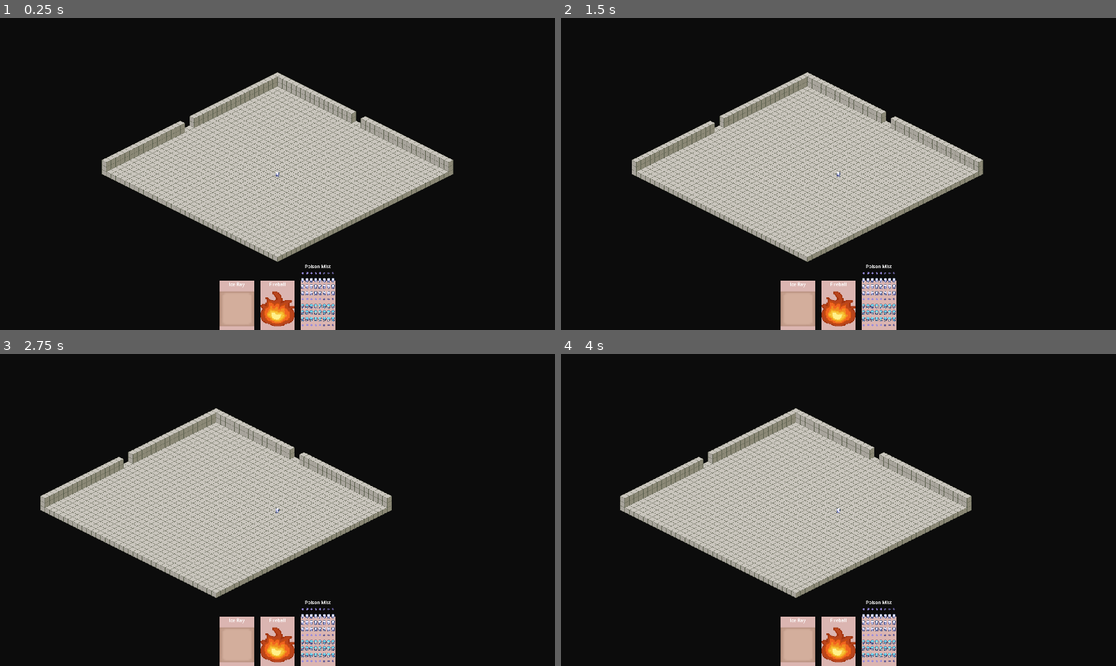
Above: before the commit, frames 1-4 (two rows, left to right).
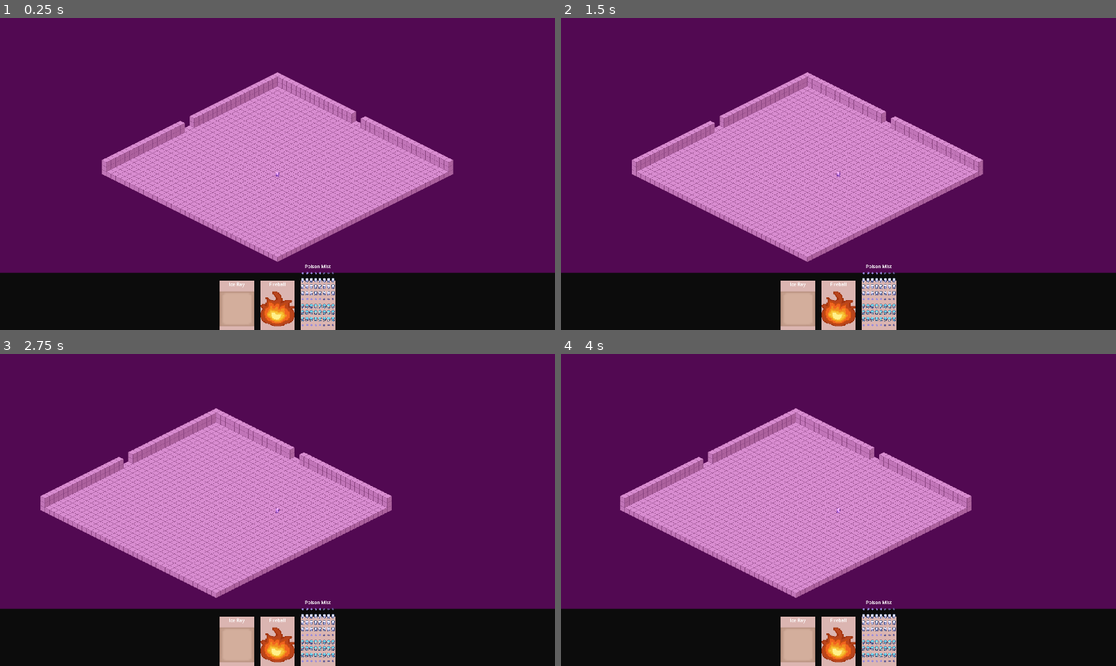
Above: after the commit, the same moments.

Repository: XxItsGoatedxX/IsometricGame
Game: Godot game, scene res://scenes/Main.tscn
The game is run twice, just before and just after one commit, with the same random seed, the same clock (stepped at 60 frames per second) and the same inputs.
Inputs (mouse positions are in pixels of both pictures, inside the frame that each line leads up to):
- Up to frame 1 (0.25 s): no input
- Up to frame 2 (1.5 s): tap Enter at 0.5 s; move the mouse to (960, 158) at 0.52 s; hold D (move_right) 0.53-1.25 s; hold Shift (sprint) 0.53-1.25 s; click (960, 158) at 0.67 s; drag from (727, 189) to (810, 236) at 1.27 s
- Up to frame 3 (2.75 s): tap Space at 2 s; move the mouse to (333, 441) at 2.02 s; hold D (move_right) from 2.03 s (still down); hold Shift (sprint) from 2.03 s (still down); click (333, 441) at 2.17 s
- Up to frame 4 (4 s): release D (move_right) at 2.75 s; release Shift (sprint) at 2.75 s; drag from (810, 572) to (672, 463) at 2.77 s; tap Enter at 3.5 s; move the mouse to (1005, 556) at 3.52 s; hold A (move_left) from 3.53 s (still down); hold Shift (sprint) from 3.53 s (still down); click (1005, 556) at 3.67 s

The runs differ from the first frame. In frame 1, 82% of the frame differs, in the area x 0-100%, y 0-82%; in frame 2, 82%; in frame 3, 82%; in frame 4, 82%.

Commit message:
Made changes to how cards interact when dragged onto the playing field, as well as a function for future card effects

Diff:
--- a/scenes/Main.tscn
+++ b/scenes/Main.tscn
@@ -1,10 +1,11 @@
-[gd_scene load_steps=8 format=3 uid="uid://bii5ij250mjb2"]
+[gd_scene load_steps=9 format=3 uid="uid://bii5ij250mjb2"]
 
 [ext_resource type="Script" uid="uid://b6yk6savk0e1j" path="res://scripts/main.gd" id="1_0bbpv"]
 [ext_resource type="Texture2D" uid="uid://4inqo68uo0ps" path="res://assets/isometric-sandbox-32x32/isometric-sandbox-32x32/isometric-sandbox-sheet.png" id="2_rarhs"]
 [ext_resource type="PackedScene" uid="uid://bfutcib80jvqp" path="res://scenes/player.tscn" id="3_vcsgt"]
 [ext_resource type="Script" uid="uid://ct46vegv5b0d6" path="res://scripts/card_manager.gd" id="4_vcsgt"]
 [ext_resource type="Script" uid="uid://bxubweykgwung" path="res://scripts/player_hand.gd" id="5_vcsgt"]
+[ext_resource type="Script" uid="uid://b333swjaourt4" path="res://scripts/playing_field.gd" id="6_c01mt"]
 
 [sub_resource type="TileSetAtlasSource" id="TileSetAtlasSource_yqjtg"]
 texture = ExtResource("2_rarhs")
@@ -229,6 +230,25 @@
 
 [node name="CanvasLayer" type="CanvasLayer" parent="."]
 
+[node name="PlayingField" type="Control" parent="CanvasLayer"]
+layout_mode = 3
+anchors_preset = 15
+anchor_right = 1.0
+anchor_bottom = 1.0
+offset_bottom = -198.0
+grow_horizontal = 2
+grow_vertical = 2
+script = ExtResource("6_c01mt")
+
+[node name="ColorRect" type="ColorRect" parent="CanvasLayer/PlayingField"]
+layout_mode = 1
+anchors_preset = 15
+anchor_right = 1.0
+anchor_bottom = 1.0
+grow_horizontal = 2
+grow_vertical = 2
+color = Color(1, 0, 1, 0.286275)
+
 [node name="UI" type="Control" parent="CanvasLayer"]
 layout_mode = 3
 anchors_preset = 15
--- a/scripts/card.gd
+++ b/scripts/card.gd
@@ -12,7 +12,8 @@
 	manager.connect_card_signals(self)
 
 	if "title" in data:
-		$Panel/VBoxContainer/Label.text = data["title"]
+		label = data["title"]
+		$Panel/VBoxContainer/Label.text = label
 	if "art" in data:
 		var tex = load(data["art"])
 		$Panel/VBoxContainer/CardArt.texture = tex
--- a/scripts/card_manager.gd
+++ b/scripts/card_manager.gd
@@ -33,13 +33,24 @@
 	card.move_to_front()
 
 func end_drag():
+	var card_hand = get_tree().root.get_node("Main/CanvasLayer/UI/CardHand")
+	var playing_field = get_tree().root.get_node("Main/CanvasLayer/PlayingField")
+	#Get drop position
+	var mouse_pos = get_viewport().get_mouse_position()
+	var field_rect = Rect2(playing_field.global_position, playing_field.size)
+	var is_over_field = field_rect.has_point(mouse_pos)
+
+	if is_over_field:
+		trigger_card_effect(card_being_dragged)
+		player_hand_reference.remove_from_hand(card_being_dragged)
+		card_being_dragged.queue_free() #Add animation later
+	else:
+		# Return to hand
+		card_being_dragged.get_parent().remove_child(card_being_dragged)
+		card_hand.add_child(card_being_dragged)
+		player_hand_reference.add_card_to_hand(card_being_dragged)
+
 	card_being_dragged.scale = Vector2(1.05, 1.05)
-
-	var card_hand = get_tree().root.get_node("Main/CanvasLayer/UI/CardHand")
-	card_being_dragged.get_parent().remove_child(card_being_dragged)
-	card_hand.add_child(card_being_dragged)
-
-	player_hand_reference.add_card_to_hand(card_being_dragged)
 	card_being_dragged = null
 
 func get_card_under_mouse():
@@ -85,3 +96,17 @@
 	else:
 		card.scale = Vector2(1, 1)
 		card.z_index = 1
+func trigger_card_effect(card):
+	var type = card.label
+	print(card.label)
+	match type:
+		"Fireball":
+			print("Cast Fireball")
+		"Ice Ray":
+			print("Cast Ice Ray")
+		"Poison Mist":
+			print("Cast Poison Mist")
+		"Drop on field":
+			print("🎯 Card dropped on field effect triggered!")
+		_:
+			print("No effect for:", type)
--- /dev/null
+++ b/scripts/playing_field.gd
@@ -0,0 +1 @@
+extends Control
Not shown, added: scripts/playing_field.gd.uid
